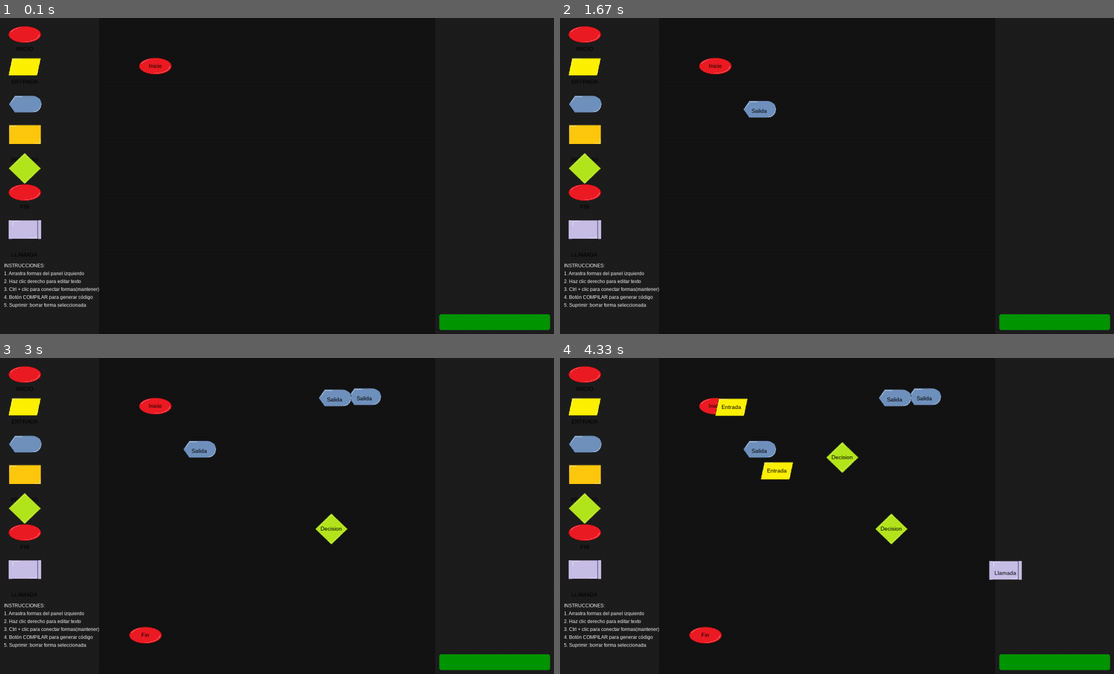
Above: before the commit, frames 1-4 (two rows, left to right).
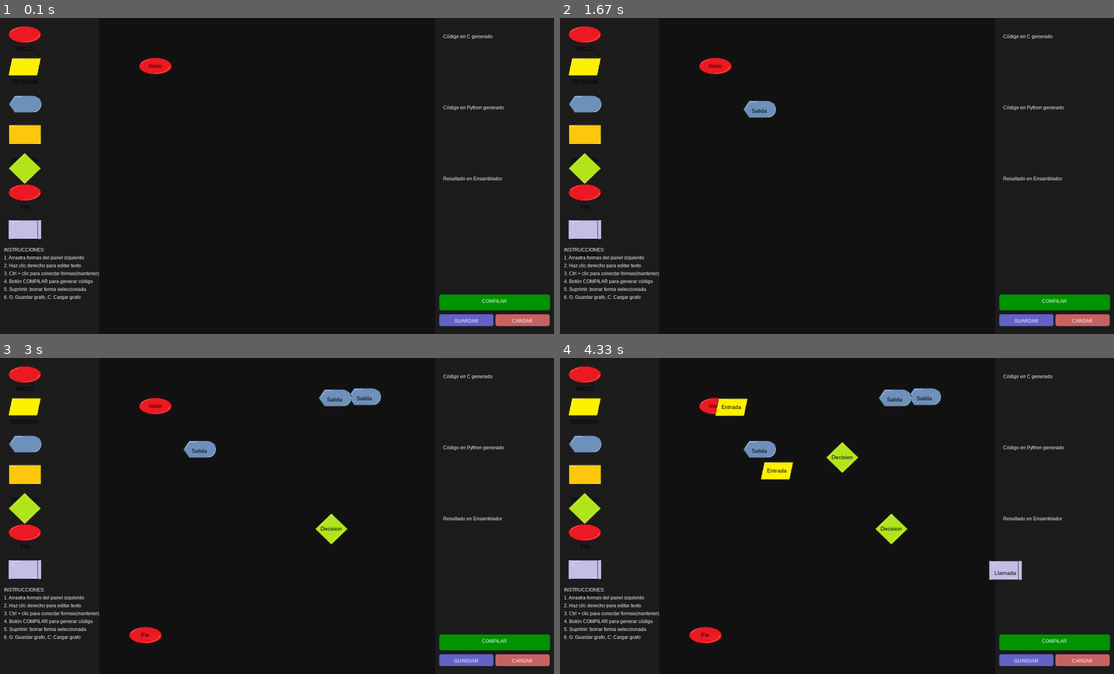
Above: after the commit, the same moments.

Repository: JuanMaCE/Compiladores
Game: pygame game, started from visual/prueba imagenes.py
Two runs of this game, one before a commit and one after it. Both use one fixed random seed, a clock stepped at 60 frames per second and the inputs below.
Inputs (mouse positions are in pixels of both pictures, inside the frame that each line leads up to):
- Up to frame 1 (0.1 s): no input
- Up to frame 2 (1.67 s): tap C at 0.33 s; click (1030, 210) at 0.72 s; press the mouse at (582, 106) at 1.03 s; move the mouse to (670, 106) at 1.13 s; release the mouse at (759, 109) at 1.27 s; tap G at 1.33 s
- Up to frame 3 (3 s): press the mouse at (22, 446) at 1.7 s; move the mouse to (193, 421) at 1.8 s; release the mouse at (365, 399) at 1.93 s; press the mouse at (22, 531) at 2.03 s; move the mouse to (83, 582) at 2.13 s; release the mouse at (144, 636) at 2.27 s; press the mouse at (22, 446) at 2.37 s; move the mouse to (177, 421) at 2.47 s; release the mouse at (332, 399) at 2.6 s; press the mouse at (22, 506) at 2.7 s; move the mouse to (177, 519) at 2.8 s; release the mouse at (332, 528) at 2.93 s
- Up to frame 4 (4.33 s): press the mouse at (582, 506) at 3.03 s; move the mouse to (715, 481) at 3.13 s; release the mouse at (842, 455) at 3.27 s; press the mouse at (582, 405) at 3.37 s; move the mouse to (659, 405) at 3.47 s; release the mouse at (731, 405) at 3.6 s; press the mouse at (582, 405) at 3.7 s; move the mouse to (681, 437) at 3.8 s; release the mouse at (776, 471) at 3.93 s; press the mouse at (582, 572) at 4.03 s; move the mouse to (792, 572) at 4.13 s; release the mouse at (1003, 572) at 4.27 s

The runs differ from the first frame. In frame 1, 3.2% of the frame differs, in the area x 0-100%, y 5-99%; in frame 2, 3.2%; in frame 3, 3.2%; in frame 4, 3.2%.

Commit message:
Cargar y guardar
el cargar xd
y guardar xd

Diff:
--- a/visual/prueba imagenes.py
+++ b/visual/prueba imagenes.py
@@ -2,6 +2,9 @@
 import sys
 import os
 import math
+import json
+from tkinter import filedialog
+from tkinter import Tk
 from logic.node import Node
 from logic.grafodirigdo import Grafodirigido
 
@@ -62,7 +65,9 @@
 shape_images = cargar_imagenes()
 
 texto_panel_derecho = [
-    ""
+    "Código en C generado",
+    "Código en Python generado",
+    "Resultado en Ensamblador"
 ]
 
 texto_instructivo = [
@@ -71,7 +76,8 @@
     "2. Haz clic derecho para editar texto",
     "3. Ctrl + clic para conectar formas(mantener)",
     "4. Botón COMPILAR para generar código",
-    "5. Suprimir: borrar forma seleccionada"
+    "5. Suprimir: borrar forma seleccionada",
+    "6. G: Guardar grafo, C: Cargar grafo"
 ]
 
 
@@ -196,6 +202,25 @@
     def return_texto(self):
         return self.texto
 
+    def to_dict(self):
+        return {
+            'id': self.id,
+            'tipo': self.tipo,
+            'x': self.x,
+            'y': self.y,
+            'texto': self.texto,
+            'graph_id': self.graph_id,
+            'shape_tipo': self.shape_tipo
+        }
+
+    @classmethod
+    def from_dict(cls, data):
+        shape = cls(data['tipo'], data['x'], data['y'], data['texto'])
+        shape.id = data['id']
+        shape.graph_id = data['graph_id']
+        shape.shape_tipo = data['shape_tipo']
+        return shape
+
 
 class Connection:
     def __init__(self, start_shape, end_shape):
@@ -259,6 +284,99 @@
             label = font.render(self.label, True, (255, 255, 255))
             surface.blit(label, (mid_x - 10, mid_y - 10))
 
+    def to_dict(self):
+        return {
+            'start_id': self.start.id,
+            'end_id': self.end.id,
+            'label': self.label
+        }
+
+
+def save_graph():
+    root = Tk()
+    root.withdraw()
+    file_path = filedialog.asksaveasfilename(
+        defaultextension=".json",
+        filetypes=[("JSON files", "*.json"), ("All files", "*.*")]
+    )
+
+    if not file_path:
+        return
+
+    graph_data = {
+        'shapes': [shape.to_dict() for shape in work_shapes],
+        'connections': [conn.to_dict() for conn in connections],
+        'id_counter': id_counter,
+        'id_graph': id_graph
+    }
+
+    with open(file_path, 'w') as f:
+        json.dump(graph_data, f, indent=4)
+
+    texto_panel_derecho[0] = f"Grafo guardado en:\n{file_path}"
+
+
+def load_graph():
+    global id_counter, id_graph, functions, work_shapes, connections
+
+    root = Tk()
+    root.withdraw()
+    file_path = filedialog.askopenfilename(
+        filetypes=[("JSON files", "*.json"), ("All files", "*.*")]
+    )
+
+    if not file_path:
+        return
+
+    try:
+        with open(file_path, 'r') as f:
+            graph_data = json.load(f)
+
+        # Reset current state
+        work_shapes = []
+        connections = []
+        functions = []
+        id_counter = graph_data['id_counter']
+        id_graph = graph_data['id_graph']
+
+        # Load shapes first
+        id_map = {}
+        for shape_data in graph_data['shapes']:
+            shape = WorkShape.from_dict(shape_data)
+            work_shapes.append(shape)
+            id_map[shape_data['id']] = shape
+
+            # Recreate graphs for "inicio" nodes
+            if shape.tipo == "inicio":
+                node = Node(shape.id, shape.shape_tipo, shape.texto, shape)
+                new_graph = Grafodirigido(node, shape.graph_id)
+                functions.append(new_graph)
+
+        # Load connections
+        for conn_data in graph_data['connections']:
+            start_shape = id_map.get(conn_data['start_id'])
+            end_shape = id_map.get(conn_data['end_id'])
+            if start_shape and end_shape:
+                connections.append(Connection(start_shape, end_shape))
+
+        # Rebuild the graphs
+        for graph in functions:
+            # Add all nodes that belong to this graph
+            for shape in work_shapes:
+                if shape.graph_id == graph.id and shape.tipo != "inicio":
+                    graph.agregar_vertice(shape.id, shape.shape_tipo, shape.texto, shape)
+
+            # Add all connections
+            for conn in connections:
+                if conn.start.graph_id == graph.id and conn.end.graph_id == graph.id:
+                    graph.agregar_arista(conn.start.id, conn.end.id)
+
+        texto_panel_derecho[0] = f"Grafo cargado desde:\n{file_path}"
+        return True
+    except Exception as e:
+        texto_panel_derecho[0] = f"Error cargando archivo:\n{str(e)}"
+        return False
+
 
 def compilada():
     global functions, texto_panel_derecho
@@ -267,16 +385,27 @@
         return
 
     # Generate code for all graphs
-
     c_code = ""
+    py_code = ""
+    asm_code = ""
+
     for graph in functions:
         graph.generate_code_C()
         c_code += graph.code_c + "\n\n"
-        print(c_code)
+
+        # These would be uncommented when implemented
+        # graph.generate_code_python()
+        # py_code += graph.code_py + "\n\n"
+
+        # graph.generate_code_asm()
+        # asm_code += graph.code_asm + "\n\n"
 
     # Update right panel text
-    texto_panel_derecho[0] = c_code
-
+    texto_panel_derecho = [
+        c_code,
+        "Código Python no implementado",  # Replace with py_code when ready
+        "Código Ensamblador no implementado"  # Replace with asm_code when ready
+    ]
 
     return texto_panel_derecho
 
@@ -294,17 +423,36 @@
                 text_surface = font.render(line, True, TEXT_COLOR)
                 surface.blit(text_surface, (panel_x + 10, y_pos + 20 + j * 20))
 
-    compile_btn_rect = pygame.Rect(panel_x, HEIGHT - 50, PANEL_RIGHT_WIDTH - 20, 40)
+    # Buttons
+    btn_y = HEIGHT - 100
+
+    # Compile button
+    compile_btn_rect = pygame.Rect(panel_x, btn_y, PANEL_RIGHT_WIDTH - 20, 40)
     pygame.draw.rect(surface, (0, 150, 0), compile_btn_rect, border_radius=5)
     btn_text = font.render("COMPILAR", True, (255, 255, 255))
-    surface.blit(btn_text, (panel_x + 100000 // 2, HEIGHT - 40))
-
-    return compile_btn_rect
+    surface.blit(btn_text, (panel_x + (PANEL_RIGHT_WIDTH - 20 - btn_text.get_width()) // 2, btn_y + 10))
+
+    # Save button
+    save_btn_rect = pygame.Rect(panel_x, btn_y + 50, (PANEL_RIGHT_WIDTH - 25) // 2, 30)
+    pygame.draw.rect(surface, (100, 100, 200), save_btn_rect, border_radius=5)
+    save_text = font.render("GUARDAR", True, (255, 255, 255))
+    surface.blit(save_text, (panel_x + ((PANEL_RIGHT_WIDTH - 25) // 2 - save_text.get_width()) // 2, btn_y + 60))
+
+    # Load button
+    load_btn_rect = pygame.Rect(panel_x + (PANEL_RIGHT_WIDTH - 25) // 2 + 5, btn_y + 50, (PANEL_RIGHT_WIDTH - 25) // 2,
+                                30)
+    pygame.draw.rect(surface, (200, 100, 100), load_btn_rect, border_radius=5)
+    load_text = font.render("CARGAR", True, (255, 255, 255))
+    surface.blit(load_text, (
+    panel_x + (PANEL_RIGHT_WIDTH - 25) // 2 + 5 + ((PANEL_RIGHT_WIDTH - 25) // 2 - load_text.get_width()) // 2,
+    btn_y + 60))
+
+    return compile_btn_rect, save_btn_rect, load_btn_rect
 
 
 def draw_texto_instructivo(surface):
     font = pygame.font.SysFont('Arial', 12)
-    y_pos = HEIGHT - 180
+    y_pos = HEIGHT - 220
     for i, instruction in enumerate(texto_instructivo):
         text = font.render(instruction, True, TEXT_COLOR)
         surface.blit(text, (10, y_pos + i * 20))
@@ -324,7 +472,7 @@
 connection_start = None
 active_text_edit = None
 ctrl_pressed = False
-compile_btn_rect = None
+buttons_rect = None
 
 # Create initial main graph
 initial_shape = WorkShape("inicio", PANEL_LEFT_WIDTH + 100, 100)
@@ -356,6 +504,10 @@
                         break
 
                 selected_shape = None
+            elif event.key == pygame.K_g:  # Save with G key
+                save_graph()
+            elif event.key == pygame.K_c:  # Load with C key
+                load_graph()
             elif active_text_edit and active_text_edit.editing:
                 if event.key == pygame.K_RETURN:
                     active_text_edit.stop_editing()
@@ -410,8 +562,14 @@
                                 connection_start = shape
                             break
 
-                elif compile_btn_rect and compile_btn_rect.collidepoint(mouse_pos):
-                    compilada()
+                elif buttons_rect:
+                    compile_rect, save_rect, load_rect = buttons_rect
+                    if compile_rect.collidepoint(mouse_pos):
+                        compilada()
+                    elif save_rect.collidepoint(mouse_pos):
+                        save_graph()
+                    elif load_rect.collidepoint(mouse_pos):
+                        load_graph()
 
             elif event.button == 3:  # Right click
                 if PANEL_LEFT_WIDTH < mouse_pos[0] < WIDTH - PANEL_RIGHT_WIDTH:
@@ -477,7 +635,7 @@
     for shape in work_shapes:
         shape.draw(screen)
 
-    compile_btn_rect = draw_text_panels(screen)
+    buttons_rect = draw_text_panels(screen)
 
     # Draw dragging template
     if dragging_template:
